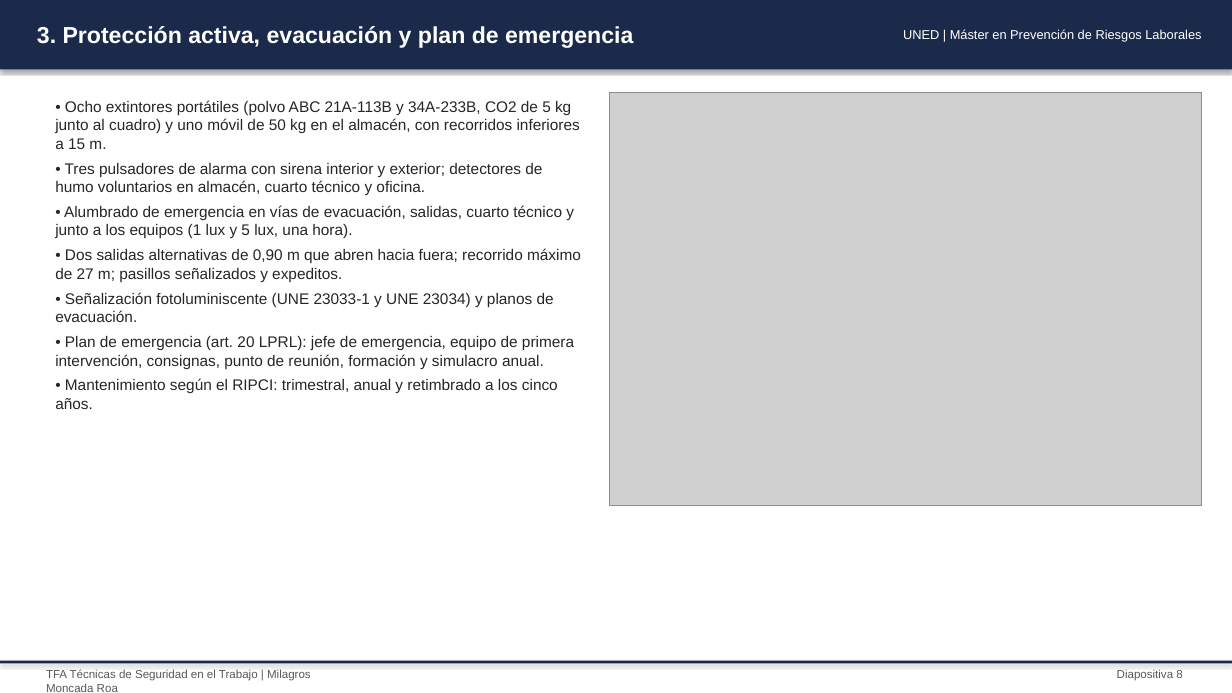
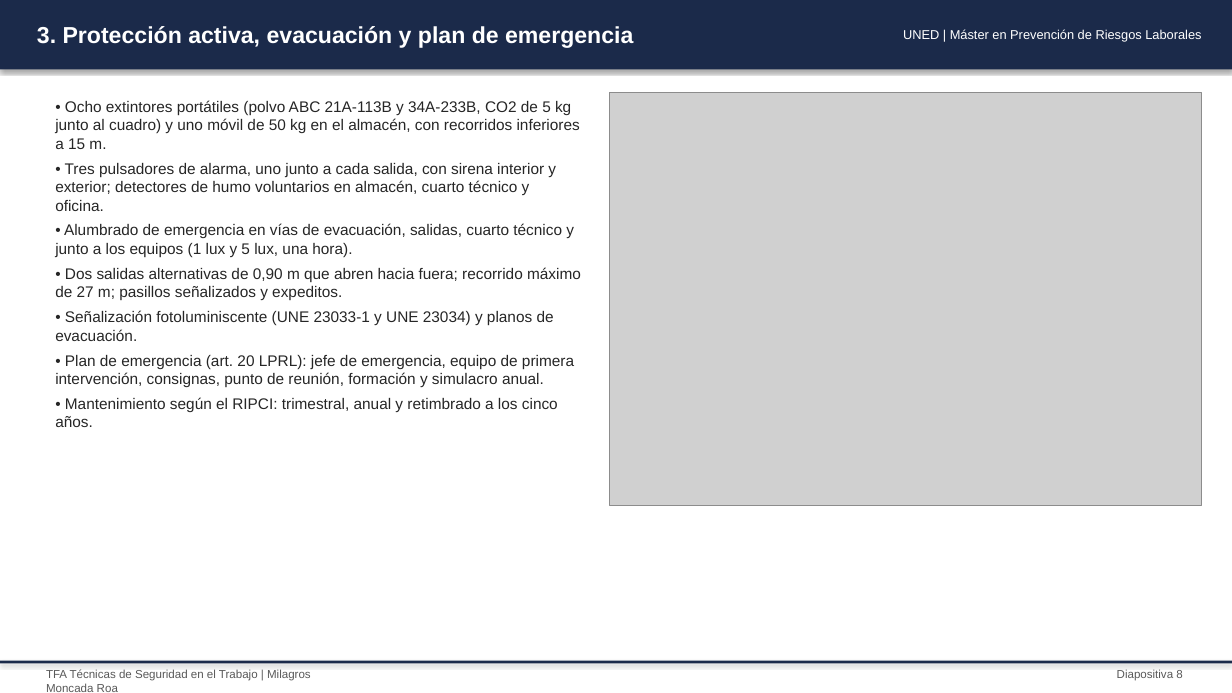
Before and after one commit to petnes/fj, a slide deck: slide 8 of TFA2_Tecnicas_Seguridad/entrega/Moncada_Roa_Milagros_TFA_TST_presentacion.pptx. Drawn at 1232x693 pixels with LibreOffice and Linux fonts; fonts in the diff are those of the drawing; grey boxes stand for pictures. Boxes give left, top, right and bottom in pixels: in the first picture for what was removed or moved away, otherwise in the second. Text is boxed around its words. In the diff, an @@ line names an element or a change of style, - is before the commit and + after.

```diff
--- a/TFA2_Tecnicas_Seguridad/entrega/Moncada_Roa_Milagros_TFA_TST_presentacion.pptx
+++ b/TFA2_Tecnicas_Seguridad/entrega/Moncada_Roa_Milagros_TFA_TST_presentacion.pptx
@@ text at [55, 163, 556, 211]: text changed @@
-• Tres pulsadores de alarma con sirena interior y exterior; detectores de humo voluntarios en almacén, cuarto técnico y oficina.
+• Tres pulsadores de alarma, uno junto a cada salida, con sirena interior y exterior; detectores de humo voluntarios en almacén, cuarto técnico y oficina.
```
Also in this commit, not shown: 6 other files.
